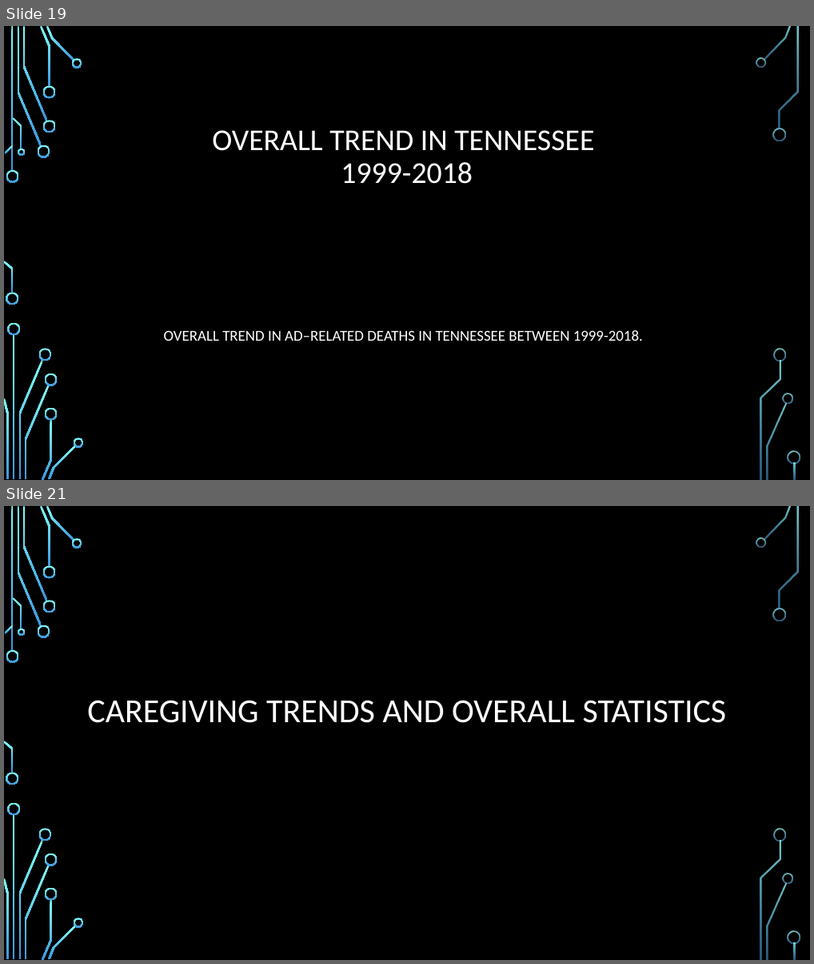
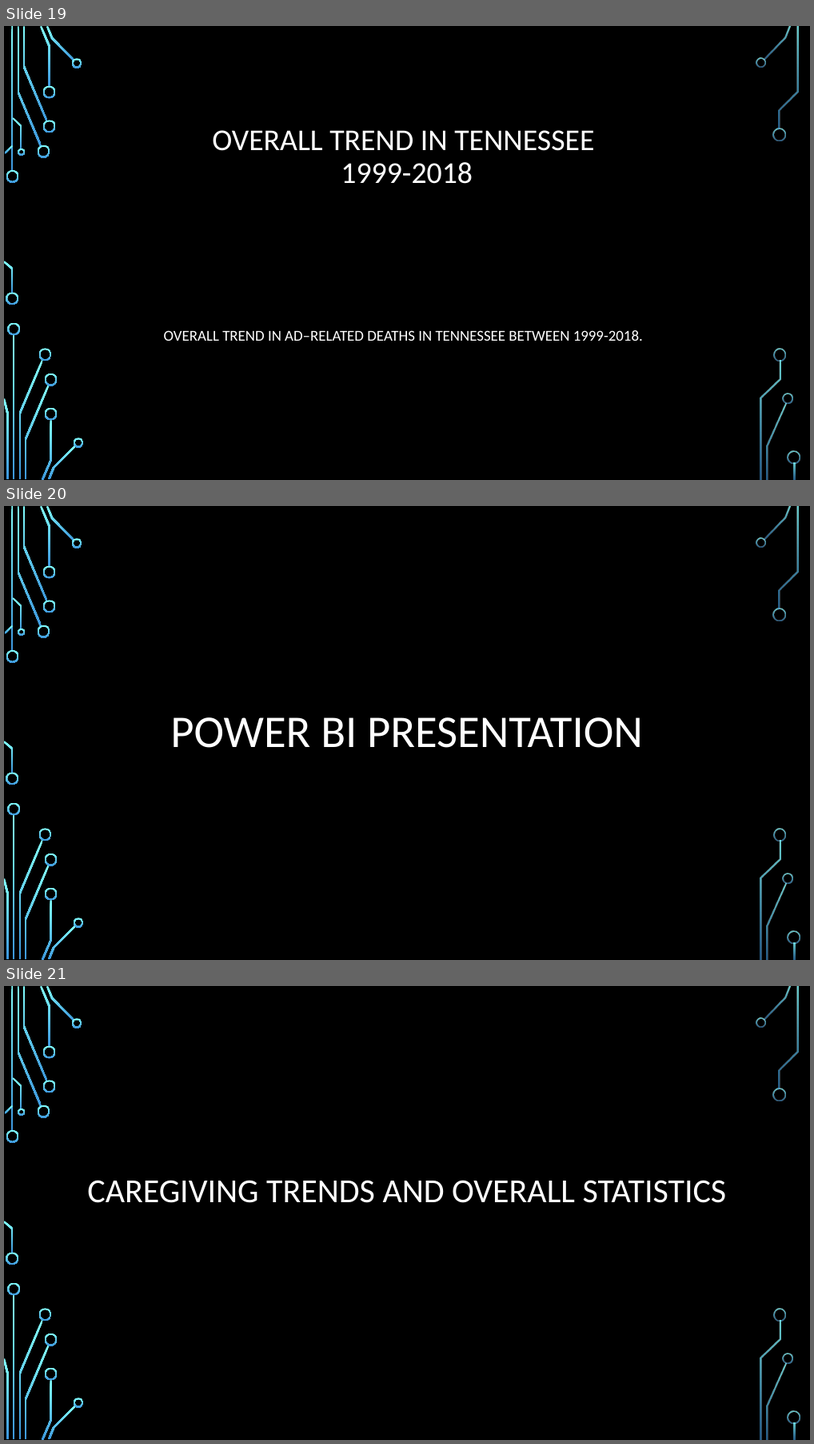
Before and after one commit to MrBardot/Trends-in-Alzheimers-Disease-Fatalities-in-the-United-States-and-Tennessee-from-1999-2018.-, a slide deck: Presentation/Alzheimer’s Disease Trends in the United States.pptx. Shown one above the other, each under a label of ours: slides 19 and 21 before the commit, slides 19, 20 and 21 after it; the slides between them are not shown. The pictures are 814x964 and 814x1444 pixels, drawn with LibreOffice and Linux fonts; fonts in the diff are those of the drawing; background and template pictures are left out. Boxes give left, top, right and bottom in pixels: in the first picture for what was removed or moved away, otherwise in the second. Text is boxed around its words. In the diff, an @@ line names an element or a change of style, - is before the commit and + after.

Commit message:
added Power BI placeholders

```diff
--- a/Presentation/Alzheimer’s Disease Trends in the United States.pptx
+++ b/Presentation/Alzheimer’s Disease Trends in the United States.pptx
@@ slide 20 added at box(4, 506, 810, 960), background picture (left out); not listed: 36 template elements that a slide beside it also shows @@
@@ title added at box(170, 717, 643, 748), 54 pt, text #FFFFFF @@
+POWER BI PRESENTATION
```
Also in this commit, not shown: 1 other slide added, 2 slides removed.
